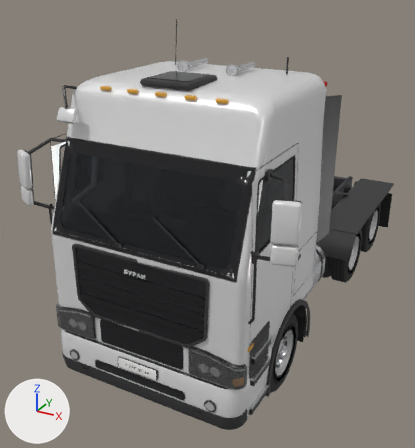
The glTF model game/assets/trucks/buran.glb: old version first, new version second.
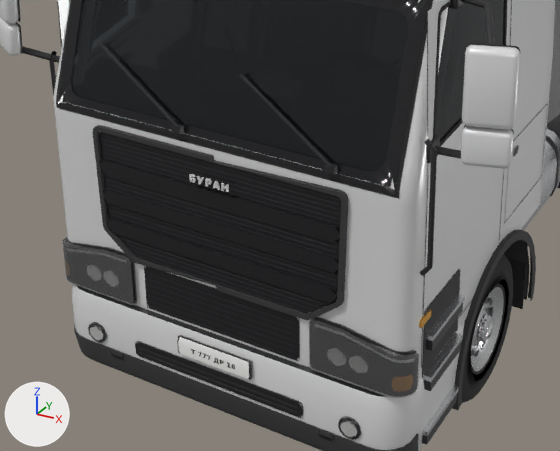
Each version appears first whole from a 50 mm camera at (3.25, -9.67, 4.97) aimed at (-0.65, -2.57, 1.42), and next in a close-up on the part from 5% to 78% of the width and 39% to 93% of the height. The axes (+X, +Y, +Z) are drawn at lower left. The lights are the same throughout. The first two pictures are the older version. Where no turn or scale is listed for an object, it has been applied to the vertices. Vertices at exactly the same position are counted once.

In view in the first close-up: 'buran', 'wheel_FL'.
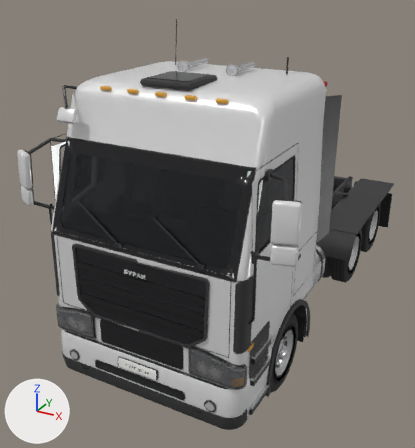
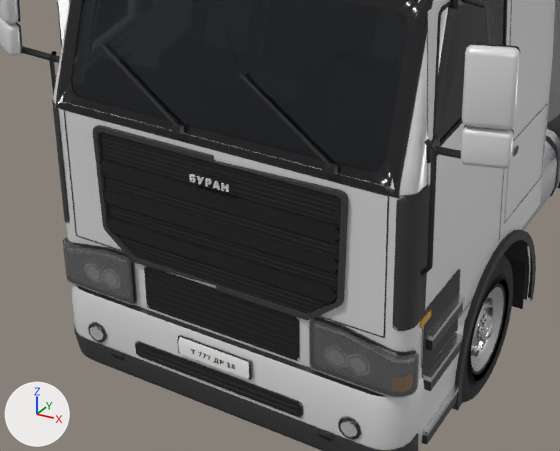
Location of each change, [x1, y1, x2, y2] in pixels of the close-ups (560 x 451 px):
part 1 of me_buran, added
    after: [76, 235, 384, 338]
part 2 of me_buran, added
    after: [65, 110, 387, 196]
part 3 of me_buran, added
    after: [393, 185, 430, 331]
part 4 of me_buran, added
    after: [64, 110, 77, 235]
part 5 of me_buran, added
    after: [383, 196, 389, 338]
part 6 of me_buran, built on
    after: [52, 99, 69, 242]

The change in detail:
me_buran is used by ob_buran; location (-0.003, -1.819, 2.345).
me_buran had 18875 vertices, 26060 faces and spanned x -1.72..1.72, y -3.59..3.59, z -2.09..2.09.
me_buran now has 20641 vertices, 28516 faces and spans x -1.72..1.72, y -3.59..3.59, z -2.09..2.09.
me_buran part 1: the loose piece of 114 vertices spanning x 1.22..1.25, y -3.31..-3.3, z -1.28..0.94 is copied, and the copy is multiplied about its middle by the matrix ((-0.001, 0.0, 0.995), (0.0, 0.0, 0.0), (0.0, -0.947, 0.0)), then moved by (-1.23, -0.19, -0.83); it spans x -1.1..1.11, y -3.5, z -1.0..-0.99.
me_buran part 2: the loose piece of 114 vertices spanning x 1.22..1.25, y -3.31..-3.3, z -1.28..0.94 is copied, and the copy is multiplied about its middle by the matrix ((-0.001, 0.0, 0.995), (0.0, -0.053, 0.0), (0.0, -0.947, 0.0)), then moved by (-1.23, -0.17, 0.05); it spans x -1.1..1.11, y -3.48..-3.47, z -0.12..-0.11.
me_buran part 3: a new loose piece of 447 vertices spanning x 1.16..1.26, y -3.5..-3.27, z -0.93..-0.1, in mat_mat_plastic (dark grey #353536).
me_buran part 4: a new loose piece of 46 vertices spanning x -1.11..-1.1, y -3.5..-3.48, z -1.0..-0.12, in mat_mat_seam (black #161616).
me_buran part 5: a new loose piece of 46 vertices spanning x 1.1..1.11, y -3.5..-3.48, z -1.0..-0.12, in mat_mat_seam (black #161616).
me_buran part 6: 72 vertices moved within x -1.25..-0.77, y -3.52..-3.3, z -1.32..-0.92; 78 vertices removed from x -1.02..-0.75, y -3.52..-3.51, z -1.28..-1.15; 802 vertices added at x -1.25..-0.67, y -3.52..-3.27, z -1.32..-0.1.
Other edits to the shape of me_buran do not show in these pictures.
